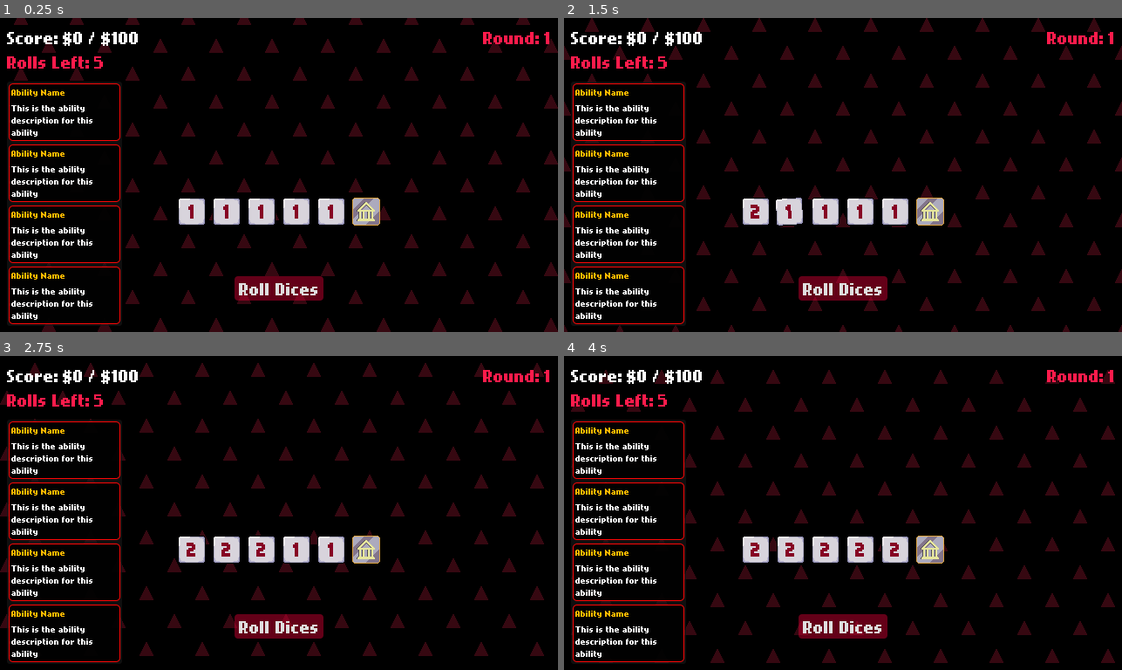
Above: before the commit, frames 1-4 (two rows, left to right).
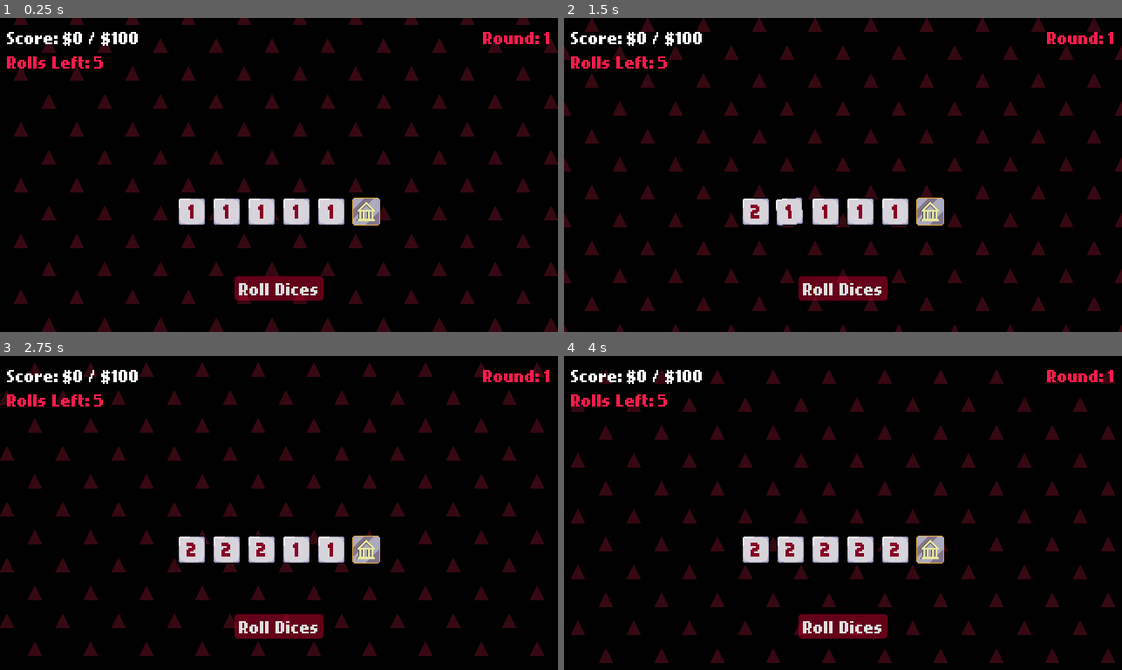
Above: after the commit, the same moments.

Repository: Neo-Ciber94/hell_dice_prototype
Game: Godot game, scene res://common/board/board.tscn
Same seed, same stepped clock (60 frames per second), same inputs: the game is played once before the commit and once after it.
Inputs (mouse positions are in pixels of both pictures, inside the frame that each line leads up to):
- Up to frame 1 (0.25 s): no input
- Up to frame 2 (1.5 s): click (753, 212) at 0.5 s; click (792, 212) at 1.25 s
- Up to frame 3 (2.75 s): click (262, 550) at 2 s
- Up to frame 4 (4 s): click (859, 550) at 2.75 s; click (893, 550) at 3.5 s

The runs differ from the first frame. In frame 1, 3.1% of the frame differs, in the area x 1-22%, y 20-98%; in frame 2, 3.1%; in frame 3, 3.1%; in frame 4, 3.1%.
Error before the commit: Invalid access to property or key 'ability_name' on a base object of type 'Nil'. (res://common/screens/ability_selection_screen/ability_selection_card.gd:12)

Commit message:
Add dice details

Diff:
--- /dev/null
+++ b/common/ability/active_ability_card.gd
@@ -0,0 +1,14 @@
+class_name ActiveAbilityCard
+extends PanelContainer
+
+@onready var ability_name_label: RichTextLabel = %AbilityNameLabel
+@onready var ablity_description_label: RichTextLabel = %AblityDescriptionLabel
+
+@export var ability: AbilityData;
+
+func _ready() -> void:
+	if ability == null:
+		return;
+
+	ability_name_label.text = ability.ability_name;
+	ablity_description_label.text = ability.ability_description;
--- /dev/null
+++ b/common/ability/active_ability_card.gdshader
@@ -0,0 +1,23 @@
+shader_type canvas_item;
+
+uniform sampler2D gradient;
+uniform vec4 circle_color : source_color = vec4(1.0,1.0,1.0,1.0);
+uniform float circle_multiplier = 10.0;
+uniform float speed = 1.0;
+uniform vec2 direction = vec2(1.0,1.0);
+uniform mat2 rotation = mat2(vec2(1.0,1.0), vec2(-1.0,1.0));
+
+void fragment() {
+	vec2 direction_norm = normalize(direction);
+	vec2 uv = UV;
+	vec2 uv_deriv = fwidth(uv);
+	float aspect_ratio = uv_deriv.y / uv_deriv.x;
+	uv.x *= aspect_ratio;
+	vec2 tiled_UV = rotation * (uv * circle_multiplier - direction_norm * TIME * speed);
+	vec2 local_uv = fract(tiled_UV);
+	vec2 center = vec2(0.5);
+	float dist = distance(local_uv, center);
+	float radius = texture(gradient, UV).r;
+	float circle_alpha = 1.0 - step(radius, dist);
+	COLOR = circle_color * vec4(circle_alpha);
+}
--- a/common/ability/active_ability_card.tscn
+++ b/common/ability/active_ability_card.tscn
@@ -1,33 +1,35 @@
-[gd_scene load_steps=2 format=3 uid="uid://dcxn1uq4rdvg4"]
+[gd_scene load_steps=4 format=3 uid="uid://dcxn1uq4rdvg4"]
 
-[sub_resource type="StyleBoxFlat" id="StyleBoxFlat_qmv3x"]
-bg_color = Color(0, 0, 0, 0.90000004)
-border_width_left = 1
-border_width_top = 1
-border_width_right = 1
-border_width_bottom = 1
-border_color = Color(1, 0.026490986, 0.026490986, 1)
-corner_radius_top_left = 4
-corner_radius_top_right = 4
-corner_radius_bottom_right = 4
-corner_radius_bottom_left = 4
+[ext_resource type="Texture2D" uid="uid://sjj327nggwaq" path="res://common/ability/art/ability_active_card.png" id="1_qx4yf"]
+[ext_resource type="Script" uid="uid://daa77oolk05sn" path="res://common/ability/active_ability_card.gd" id="2_ptd5f"]
+
+[sub_resource type="StyleBoxTexture" id="StyleBoxTexture_ptd5f"]
+texture = ExtResource("1_qx4yf")
+texture_margin_left = 4.0
+texture_margin_top = 4.0
+texture_margin_right = 4.0
+texture_margin_bottom = 4.0
 
 [node name="ActiveAbilityCard" type="PanelContainer"]
 custom_minimum_size = Vector2(128, 48)
 size_flags_vertical = 0
-theme_override_styles/panel = SubResource("StyleBoxFlat_qmv3x")
+theme_override_styles/panel = SubResource("StyleBoxTexture_ptd5f")
+script = ExtResource("2_ptd5f")
 
 [node name="MarginContainer" type="MarginContainer" parent="."]
 layout_mode = 2
-theme_override_constants/margin_left = 2
-theme_override_constants/margin_top = 2
+theme_override_constants/margin_left = 8
+theme_override_constants/margin_top = 0
 theme_override_constants/margin_right = 2
-theme_override_constants/margin_bottom = 2
+theme_override_constants/margin_bottom = 0
 
 [node name="VBoxContainer" type="VBoxContainer" parent="MarginContainer"]
 layout_mode = 2
+theme_override_constants/separation = 0
+alignment = 1
 
-[node name="AbilityName" type="RichTextLabel" parent="MarginContainer/VBoxContainer"]
+[node name="AbilityNameLabel" type="RichTextLabel" parent="MarginContainer/VBoxContainer"]
+unique_name_in_owner = true
 layout_mode = 2
 theme_override_colors/default_color = Color(1, 0.72071683, 0, 1)
 theme_override_font_sizes/normal_font_size = 16
@@ -35,7 +37,8 @@
 text = "Ability Name"
 fit_content = true
 
-[node name="AblityDescription" type="RichTextLabel" parent="MarginContainer/VBoxContainer"]
+[node name="AblityDescriptionLabel" type="RichTextLabel" parent="MarginContainer/VBoxContainer"]
+unique_name_in_owner = true
 layout_mode = 2
 bbcode_enabled = true
 text = "This is the ability description for this ability"
--- /dev/null
+++ b/common/backgrounds/bubble_bg.tscn
@@ -0,0 +1,15 @@
+[gd_scene load_steps=3 format=3 uid="uid://d3v02sgk6487u"]
+
+[ext_resource type="Texture2D" uid="uid://dtmg3q8h5rid8" path="res://common/ability/art/bubble.png" id="1_7le2a"]
+
+[sub_resource type="ShaderMaterial" id="ShaderMaterial_vcp7j"]
+
+[node name="BubbleBg" type="TextureRect"]
+material = SubResource("ShaderMaterial_vcp7j")
+anchors_preset = 15
+anchor_right = 1.0
+anchor_bottom = 1.0
+grow_horizontal = 2
+grow_vertical = 2
+texture = ExtResource("1_7le2a")
+stretch_mode = 1
--- a/common/board/board.gd
+++ b/common/board/board.gd
@@ -10,6 +10,8 @@
 @onready var end_round_button: Button = %EndRoundButton
 @onready var current_round_label: RichTextLabel = %CurrentRoundLabel
 @onready var ability_selection_screen: AbilitySelectionScreen = $AbilitySelectionScreen
+@onready var active_ability_container: VBoxContainer = %ActiveAbilityContainer
+@onready var abilities_container: PanelContainer = $MarginContainer/Control/AbilitiesContainer
 
 @onready var current_score_label: Label = %CurrentScoreLabel
 @onready var current_score_timer: Timer = $CurrentScoreTimer
@@ -48,12 +50,27 @@
 	dice_selection_screen.on_selection_done.connect(_on_selection_done)
 	ability_selection_screen.on_ability_selected.connect(_on_ability_selected)
 	end_round_button.pressed.connect(_on_end_round_pressed)
+	abilities_container.hide()
+
+func _on_abilities_changed(new_abilities: Array[AbilityData]) -> void:
+	const ACTIVE_ABILITY_CARD = preload("uid://dcxn1uq4rdvg4")
+
+	for child in active_ability_container.get_children():
+		child.queue_free()
+
+	for ability in new_abilities:
+		var active_ability_card = ACTIVE_ABILITY_CARD.instantiate() as ActiveAbilityCard;
+		active_ability_card.ability = ability;
+		active_ability_container.add_child(active_ability_card)
+
+	abilities_container.visible = not new_abilities.is_empty();
 
 func _on_ability_selected(ability: AbilityData) -> void:
 	if active_abilities.size() >= 6:
 		active_abilities.pop_front()
 
 	active_abilities.push_back(ability)
+	_on_abilities_changed(active_abilities)
 
 func _process(_delta: float) -> void:
 	end_round_button.visible = _remaining_rolls > 0 and has_reached_score
@@ -62,6 +79,7 @@
 	_remaining_rolls = rolls_available
 	current_round_label.text = str(_current_round)
 	current_score = 0;
+	_on_abilities_changed(active_abilities)
 
 	end_round_button.hide()
 	_on_update_score(0)
--- a/common/board/board.tscn
+++ b/common/board/board.tscn
@@ -11,6 +11,7 @@
 [ext_resource type="Script" uid="uid://crm7wqyuihxe6" path="res://common/dice/dices/bank_dice/bank_dice.gd" id="6_qmv3x"]
 [ext_resource type="PackedScene" uid="uid://cd83tm6vvulaw" path="res://common/screens/dice_selection_screen/dice_selection_screen.tscn" id="9_axvh3"]
 [ext_resource type="PackedScene" uid="uid://cbcx0yg11h1xq" path="res://common/screens/ability_selection_screen/ability_selection_screen.tscn" id="10_a2o8v"]
+[ext_resource type="PackedScene" uid="uid://b7f0ku5ghoth7" path="res://common/dice/dice_details.tscn" id="12_kac7v"]
 
 [sub_resource type="AtlasTexture" id="AtlasTexture_kac7v"]
 atlas = ExtResource("4_2hp0k")
@@ -77,11 +78,13 @@
 region = Rect2(0, 32, 32, 32)
 
 [sub_resource type="Resource" id="Resource_dvs5m"]
+resource_local_to_scene = true
 script = ExtResource("6_qmv3x")
 dice_name = "Bank Dice"
 dice_description = "This dice value is equals to the sum of all the other dices."
 dice_texture = SubResource("AtlasTexture_emtft")
-dice_text_color = Color(1, 0.74947965, 0.72360146, 1)
+dice_text_color = Color(0.9019608, 0.9019608, 0.6117647, 1)
+dice_outline_size = 4
 metadata/_custom_type_script = "uid://crm7wqyuihxe6"
 
 [sub_resource type="StyleBoxFlat" id="StyleBoxFlat_gfbbj"]
@@ -153,19 +156,20 @@
 theme_override_constants/margin_right = 2
 theme_override_constants/margin_bottom = 2
 
-[node name="VBoxContainer" type="VBoxContainer" parent="MarginContainer/Control/AbilitiesContainer/MarginContainer"]
-layout_mode = 2
-
-[node name="ActiveAbilityCard" parent="MarginContainer/Control/AbilitiesContainer/MarginContainer/VBoxContainer" instance=ExtResource("3_a2o8v")]
-layout_mode = 2
-
-[node name="ActiveAbilityCard2" parent="MarginContainer/Control/AbilitiesContainer/MarginContainer/VBoxContainer" instance=ExtResource("3_a2o8v")]
-layout_mode = 2
-
-[node name="ActiveAbilityCard3" parent="MarginContainer/Control/AbilitiesContainer/MarginContainer/VBoxContainer" instance=ExtResource("3_a2o8v")]
-layout_mode = 2
-
-[node name="ActiveAbilityCard4" parent="MarginContainer/Control/AbilitiesContainer/MarginContainer/VBoxContainer" instance=ExtResource("3_a2o8v")]
+[node name="ActiveAbilityContainer" type="VBoxContainer" parent="MarginContainer/Control/AbilitiesContainer/MarginContainer"]
+unique_name_in_owner = true
+layout_mode = 2
+
+[node name="ActiveAbilityCard" parent="MarginContainer/Control/AbilitiesContainer/MarginContainer/ActiveAbilityContainer" instance=ExtResource("3_a2o8v")]
+layout_mode = 2
+
+[node name="ActiveAbilityCard2" parent="MarginContainer/Control/AbilitiesContainer/MarginContainer/ActiveAbilityContainer" instance=ExtResource("3_a2o8v")]
+layout_mode = 2
+
+[node name="ActiveAbilityCard3" parent="MarginContainer/Control/AbilitiesContainer/MarginContainer/ActiveAbilityContainer" instance=ExtResource("3_a2o8v")]
+layout_mode = 2
+
+[node name="ActiveAbilityCard4" parent="MarginContainer/Control/AbilitiesContainer/MarginContainer/ActiveAbilityContainer" instance=ExtResource("3_a2o8v")]
 layout_mode = 2
 
 [node name="HBoxContainer" type="HBoxContainer" parent="MarginContainer"]
@@ -261,7 +265,7 @@
 [node name="CurrentScoreLabel" type="Label" parent="MarginContainer/HBoxContainer3/RollArea/Control"]
 unique_name_in_owner = true
 layout_mode = 2
-theme_override_colors/font_color = Color(0.95386344, 0.23348907, 0.349994, 1)
+theme_override_colors/font_color = Color(0.9529412, 0.23529412, 0.34901962, 1)
 theme_override_font_sizes/font_size = 80
 text = "+10"
 horizontal_alignment = 1
@@ -355,3 +359,9 @@
 [node name="AbilitySelectionScreen" parent="." instance=ExtResource("10_a2o8v")]
 visible = false
 layout_mode = 1
+
+[node name="DiceDetails" parent="." instance=ExtResource("12_kac7v")]
+visible = false
+layout_mode = 1
+offset_top = -94.0
+offset_bottom = 10.0
--- /dev/null
+++ b/common/dice/dice_details.gd
@@ -0,0 +1,22 @@
+class_name DiceDetails
+extends PanelContainer
+
+@onready var dice_preview: DicePreview = $MarginContainer/VBoxContainer/DiceContainer/DicePreview
+@onready var dice_name_label: RichTextLabel = $MarginContainer/VBoxContainer/DiceNameLabel
+@onready var dice_description_label: RichTextLabel = $MarginContainer/VBoxContainer/DiceDescriptionLabel
+
+func _ready() -> void:
+	EventBus.on_show_dice_details.connect(_on_show_dice_details)
+	EventBus.on_hide_dice_details.connect(_on_hide_dice_details)
+	hide()
+
+func _on_show_dice_details(dice: Dice) -> void:
+	dice_name_label.text = dice.dice_name;
+	dice_description_label.text = dice.dice_description;
+	dice_preview.dice = dice;
+	dice_preview.show_current_dice_value = true;
+	dice_preview.refresh_dice()
+	show()
+
+func _on_hide_dice_details() -> void:
+	hide()
--- /dev/null
+++ b/common/dice/dice_details.tscn
@@ -0,0 +1,68 @@
+[gd_scene load_steps=5 format=3 uid="uid://b7f0ku5ghoth7"]
+
+[ext_resource type="Texture2D" uid="uid://sjj327nggwaq" path="res://common/ability/art/ability_active_card.png" id="1_f1fmd"]
+[ext_resource type="Script" uid="uid://ceeecb6gum4af" path="res://common/dice/dice_details.gd" id="2_08lvl"]
+[ext_resource type="PackedScene" uid="uid://dpgm01o6sb5x3" path="res://common/dice/dice_ui_preview.tscn" id="3_08lvl"]
+
+[sub_resource type="StyleBoxTexture" id="StyleBoxTexture_fgso5"]
+texture = ExtResource("1_f1fmd")
+texture_margin_left = 4.0
+texture_margin_top = 4.0
+texture_margin_right = 4.0
+texture_margin_bottom = 4.0
+
+[node name="DiceDetails" type="PanelContainer"]
+custom_minimum_size = Vector2(192, 80)
+anchors_preset = 8
+anchor_left = 0.5
+anchor_top = 0.5
+anchor_right = 0.5
+anchor_bottom = 0.5
+offset_left = -64.0
+offset_top = -52.0
+offset_right = 64.0
+offset_bottom = 52.0
+grow_horizontal = 2
+grow_vertical = 2
+theme_override_styles/panel = SubResource("StyleBoxTexture_fgso5")
+script = ExtResource("2_08lvl")
+
+[node name="MarginContainer" type="MarginContainer" parent="."]
+layout_mode = 2
+
+[node name="VBoxContainer" type="VBoxContainer" parent="MarginContainer"]
+layout_mode = 2
+
+[node name="DiceNameLabel" type="RichTextLabel" parent="MarginContainer/VBoxContainer"]
+layout_mode = 2
+bbcode_enabled = true
+text = "Dice Name"
+fit_content = true
+horizontal_alignment = 1
+vertical_alignment = 1
+
+[node name="DiceContainer" type="Control" parent="MarginContainer/VBoxContainer"]
+custom_minimum_size = Vector2(32, 32)
+layout_mode = 2
+
+[node name="DicePreview" parent="MarginContainer/VBoxContainer/DiceContainer" instance=ExtResource("3_08lvl")]
+layout_mode = 1
+anchors_preset = 8
+anchor_left = 0.5
+anchor_top = 0.5
+anchor_right = 0.5
+anchor_bottom = 0.5
+offset_left = -16.0
+offset_top = -16.0
+offset_right = 16.0
+offset_bottom = 16.0
+grow_horizontal = 2
+grow_vertical = 2
+
+[node name="DiceDescriptionLabel" type="RichTextLabel" parent="MarginContainer/VBoxContainer"]
+layout_mode = 2
+bbcode_enabled = true
+text = "This is the dice description label used for ths dice description"
+fit_content = true
+horizontal_alignment = 1
+vertical_alignment = 1
--- a/common/dice/dice_ui.gd
+++ b/common/dice/dice_ui.gd
@@ -6,6 +6,7 @@
 
 @onready var container: TextureRect = $Container
 @onready var value_label: Label = $Container/ValueLabel
+@onready var hover_timer: Timer = $HoverTimer
 
 @export var dice: Dice:
 	set(value):
@@ -20,6 +21,7 @@
 
 var _had_rolled = false;
 var _side_index: int = 0;
+var is_previewed: bool = false;
 
 func _ready() -> void:
 	pressed.connect(_on_dice_pressed)
@@ -27,7 +29,23 @@
 	if dice:
 		dice = dice.duplicate(true)
 
+	mouse_entered.connect(_on_mouse_entered)
+	mouse_exited.connect(_on_mouse_exited)
+	hover_timer.timeout.connect(_on_preview_dice)
 	_prepare()
+
+func _on_mouse_entered() -> void:
+	hover_timer.start(1.0)
+
+func _on_mouse_exited() -> void:
+	hover_timer.stop()
+
+	if is_previewed:
+		EventBus.on_hide_dice_details.emit()
+
+func _on_preview_dice() -> void:
+	is_previewed = true;
+	EventBus.on_show_dice_details.emit(dice)
 
 func _on_dice_changed() -> void:
 	var side = dice.get_selected_dice_side()
--- a/common/dice/dice_ui.tscn
+++ b/common/dice/dice_ui.tscn
@@ -50,3 +50,6 @@
 text = "1"
 horizontal_alignment = 1
 vertical_alignment = 1
+
+[node name="HoverTimer" type="Timer" parent="."]
+one_shot = true
--- a/common/dice/dice_ui_preview.gd
+++ b/common/dice/dice_ui_preview.gd
@@ -5,8 +5,23 @@
 @onready var label: Label = $Label
 
 @export var dice: Dice;
+@export var show_current_dice_value: bool = false;
 
 func _ready() -> void:
+	refresh_dice()
+
+func refresh_dice() -> void:
+	if dice == null:
+		return;
+
 	dice_preview.texture = dice.dice_texture;
-	label.text = str(dice.get_dice_sides().front().side_value)
+
+	if show_current_dice_value and dice.get_selected_dice_side():
+		label.text = dice.get_selected_dice_side().side_text
+	else:
+		label.text = dice.get_dice_sides().front().side_text
+
 	label.add_theme_color_override("font_color", dice.dice_text_color)
+	label.add_theme_color_override("font_color", dice.dice_text_color)
+	label.add_theme_constant_override("outline_size", dice.dice_outline_size)
+	label.add_theme_color_override("font_outline_color", dice.dice_outline_color)
--- a/common/dice/dices/bank_dice/bank_dice.tres
+++ b/common/dice/dices/bank_dice/bank_dice.tres
@@ -8,6 +8,7 @@
 region = Rect2(0, 32, 32, 32)
 
 [resource]
+resource_local_to_scene = true
 script = ExtResource("1_tklvu")
 dice_name = "Bank Dice"
 dice_description = "This dice value is equals to the sum of all the other dices."
--- a/common/event_bus.gd
+++ b/common/event_bus.gd
@@ -3,3 +3,5 @@
 
 signal on_dice_selected(selected_dice: DiceUI);
 signal on_ability_activated(ability: AbilityData)
+signal on_show_dice_details(dice: Dice)
+signal on_hide_dice_details()
--- a/common/screens/ability_selection_screen/ability_selection_card.gd
+++ b/common/screens/ability_selection_screen/ability_selection_card.gd
@@ -9,6 +9,9 @@
 @export var ability: AbilityData;
 
 func _ready() -> void:
+	if ability == null:
+		return;
+
 	ability_name_label.text = ability.ability_name;
 	ability_description_label.text = ability.ability_description;
 	pressed.connect(_on_pressed)
--- a/common/screens/dice_selection_screen/dice_selection_screen.tscn
+++ b/common/screens/dice_selection_screen/dice_selection_screen.tscn
@@ -67,7 +67,7 @@
 
 [node name="Label" type="RichTextLabel" parent="MarginContainer/VBoxContainer"]
 layout_mode = 2
-theme_override_colors/default_color = Color(1, 0.69112843, 0, 1)
+theme_override_colors/default_color = Color(1, 0.6901961, 0, 1)
 theme_override_font_sizes/normal_font_size = 32
 bbcode_enabled = true
 text = "[wave]Take a new dice[/wave]"
Not shown, added: common/ability/active_ability_card.gd.uid
Not shown, added: common/ability/active_ability_card.gdshader.uid
Binary file added: common/ability/art/ability_active_card.png
Not shown, added: common/ability/art/ability_active_card.png.import
Binary file added: common/ability/art/bubble.png
Not shown, added: common/ability/art/bubble.png.import
Not shown: 1 places in common/board/board.tscn that only renumber resources
Not shown, added: common/dice/dice_details.gd.uid
